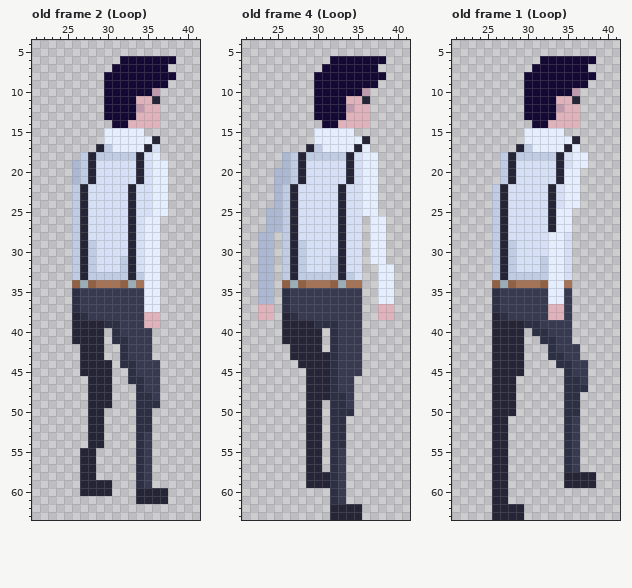
A pixel-art file gets an edit: assets/new_assets/player_upstairs.aseprite. Above, as it was before the edit.
64x64 pixels, 6 frames. Colours within 5 levels of each other are drawn and written as one. Shown: old frame 2 (Loop): x 21..41, y 4..63; old frame 4 (Loop): x 21..41, y 4..63; old frame 1 (Loop): x 21..41, y 4..63. The commit also changed other frames, which this record leaves out.
Once edited:
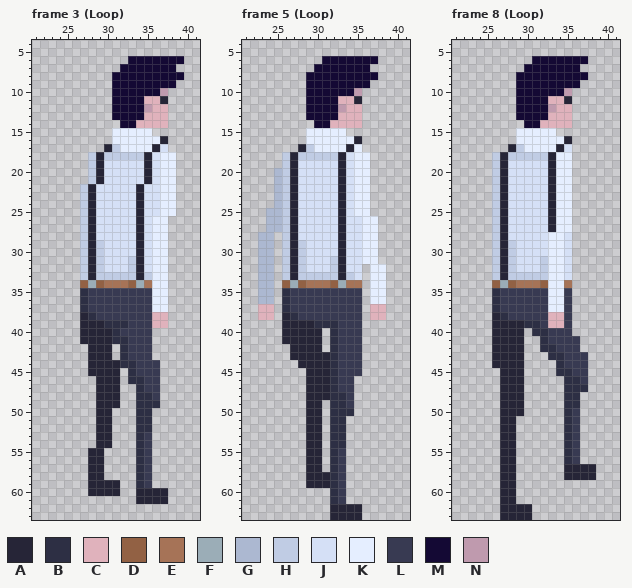
Palette (. is transparent): A #262537  B #2d2f44  C #e0b2bc  D #926144  E #a67357  F #9badb7  G #acb8d1  H #c0cce4  J #d5e0f6  K #e5eeff  L #383a52  M #140934  N #bf9aae
A new or re-ordered frame is compared with the old frame closest to it.
From old to new:
frames 6 -> 8
Frame 3 (Loop) is new; against old frame 2 (Loop):
y 6: x 32 M -> .; x 39 . -> M
y 7: x 31 M -> .; x 38 . -> M
y 8: x 30 M -> .; x 39 . -> M
y 9: x 30 M -> .; x 38 . -> M
y 10: x 30 M -> .; x 36..37 N. -> MN
y 11: x 30 M -> .; x 34 C -> M; x 36..37 A. -> CA
y 12: x 30 M -> .; x 34..35 NC -> MN; x 37 . -> C
y 13: x 30 M -> .; x 34 C -> M; x 37 . -> C
y 14: x 31 M -> .; x 33 C -> M; x 37 . -> C
y 15: x 30 K -> .; x 35 . -> K
y 16: x 30 K -> .; x 36..37 A. -> KA
y 17: x 29..31 AHK -> .AH; x 35..37 AJ. -> KAJ
y 18: x 27..29 HAH -> .HA; x 34..38 AJK.. -> HAJKK
y 19..21: x 26..29 GHAJ -> ..HA; x 34..36 AJK -> JAJ; x 38 . -> K
y 22..25: x 26..28 HAJ -> .HA; x 33..34 AJ -> JA; x 36 K -> J; x 38 . -> K
y 26..28: x 26..28 HAJ -> .HA; x 33..35 AJK -> JAJ; x 37 . -> K
y 29..30: x 26..29 HAHJ -> .HAH; x 33..35 AJK -> JAJ; x 37 . -> K
y 31..32: x 26..29 HAHJ -> .HAH; x 32..35 HAJK -> JHAJ; x 37 . -> K
y 33: x 26..28 HAH -> .HA; x 33..35 AHK -> HAH; x 37 . -> K
y 34: x 26..29 DFDE -> .DFD; x 32..35 DFEK -> EDFE; x 37 . -> K
y 35..37: x 26..27 BL -> .B; x 35 K -> L; x 37 . -> K
y 38: x 26..28 ABL -> .AB; x 35 C -> L; x 37 . -> C
y 39: x 26 A -> .; x 32 L -> B; x 35 C -> L; x 37 . -> C
y 40..41: x 26 A -> .; x 30 . -> A
y 42..43: x 27 A -> .; x 30 . -> A
y 44..45: x 27 A -> .; x 31 . -> A
y 46..49: x 28 A -> .; x 31 . -> A
y 50..54: x 28 A -> .; x 30 . -> A
y 55..58: x 27 A -> .; x 29 . -> A
y 59..60: x 27 A -> .; x 31 . -> A
Frame 5 (Loop) against old frame 4 (Loop), layers "Group 1/Layer 9", "Group 1/Layer 1":
y 6: x 31 . -> M; x 38 M -> .
y 7: x 30 . -> M; x 37 M -> .
y 8: x 29 . -> M; x 38 M -> .
y 9: x 29 . -> M; x 37 M -> .
y 10: x 29 . -> M; x 35..36 MN -> N.
y 11: x 29 . -> M; x 33 M -> C; x 35..36 CA -> A.
y 12: x 29 . -> M; x 33..34 MN -> NC; x 36 C -> .
y 13: x 29 . -> M; x 33 M -> C; x 36 C -> .
y 14: x 30 . -> M; x 32 M -> C; x 36 C -> .
y 15: x 29 . -> K; x 34 K -> .
y 16: x 29 . -> K; x 35..36 KA -> A.
y 17: x 28..30 .AH -> AHK; x 34..36 KAK -> AK.
y 18: x 26..28 GHA -> HAH; x 33..35 HAJ -> AJK; x 37 K -> .
y 19..21: x 26..28 GHA -> HAJ; x 33..35 JAJ -> AJK; x 37 K -> .
y 22..25: x 35 J -> K; x 37 K -> .
y 26..31: x 36 . -> K; x 38 K -> .
y 32..36: x 37 . -> K; x 39 K -> .
y 37..38: x 37 . -> C; x 39 C -> .
Frame 8 (Loop) is new; against old frame 1 (Loop):
y 6: x 31 . -> M; x 38 M -> .
y 7: x 30 . -> M; x 37 M -> .
y 8: x 29 . -> M; x 38 M -> .
y 9: x 29 . -> M; x 37 M -> .
y 10: x 29 . -> M; x 35..36 MN -> N.
y 11: x 29 . -> M; x 33 M -> C; x 35..36 CA -> A.
y 12: x 29 . -> M; x 33..34 MN -> NC; x 36 C -> .
y 13: x 29 . -> M; x 33 M -> C; x 36 C -> .
y 14: x 30 . -> M; x 32 M -> C; x 36 C -> .
y 15: x 29 . -> K; x 34 K -> .
y 16: x 29 . -> K; x 35..36 KA -> A.
y 17: x 28..30 .AH -> AHK; x 34..36 KAK -> AJ.
y 18: x 26..28 .HA -> HAH; x 33..37 HAJKK -> AKK..
y 19: x 26..28 .HA -> HAJ; x 33..37 JAJKK -> AKK..
y 20..21: x 26..28 .HA -> HAJ; x 33..34 JA -> AK; x 36 K -> .
y 22..24: x 34 J -> K; x 36 K -> .
y 37: x 33..34 CC -> KK
y 39: x 33..34 LL -> CC
y 41: x 33 B -> L; x 36 . -> L
y 42: x 32 . -> B
y 43: x 37 . -> L
y 44: x 35 B -> L
y 45: x 26 A -> .; x 34 . -> B
y 46..49: x 26 A -> .; x 29 . -> A
y 50: x 26 A -> .; x 29 . -> A; x 36 B -> L
y 51..56: x 26 A -> .; x 28 . -> A
y 57: x 26 A -> .; x 28 . -> A; x 35..38 BL.. -> AAAA
y 58: x 26 A -> .; x 28 . -> A
y 59: x 26 A -> .; x 28 . -> A; x 35..38 AAAA -> ....
y 60..61: x 26 A -> .; x 28 . -> A
y 62..63: x 26 A -> .; x 30 . -> A
